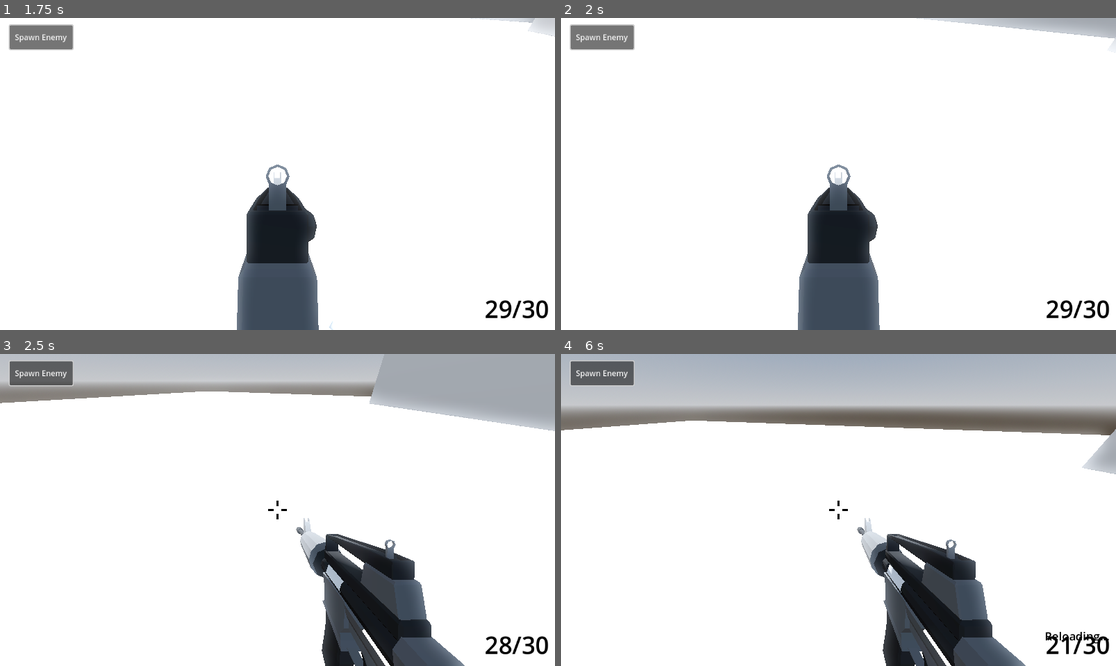
Above: before the commit, frames 1-4 (two rows, left to right).
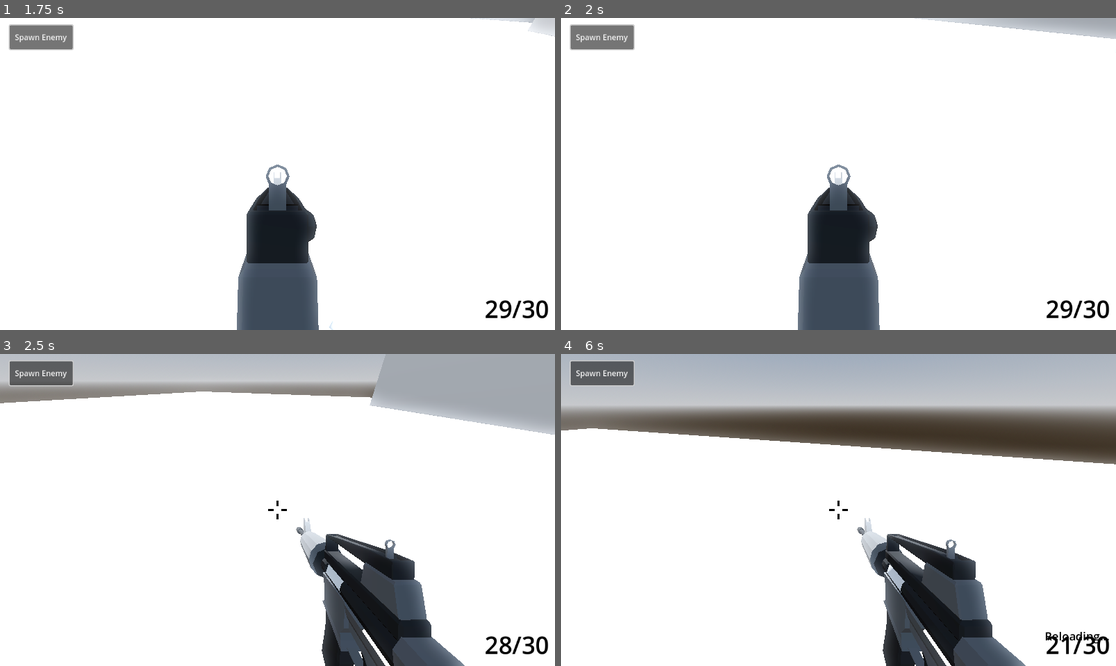
Above: after the commit, the same moments.

Repository: bottle-necc/Fastpaced-FPS-Game
Game: Godot game, scene res://scenes/main.tscn
Two runs of this game, one before a commit and one after it. Both use one fixed random seed, a clock stepped at 60 frames per second and the inputs below.
Inputs (mouse positions are in pixels of both pictures, inside the frame that each line leads up to):
- Up to frame 1 (1.75 s): click "Spawn Enemy" at 0.5 s; tap Enter at 1.25 s; move the mouse to (305, 174) at 1.27 s; hold W (forward) from 1.28 s (still down); hold Right mouse button (aim) from 1.28 s (still down); tap Space (jump) at 1.52 s; tap Shift (run) at 1.55 s
- Up to frame 2 (2 s): keep holding W (forward); keep holding Right mouse button (aim); tap Space (jump) at 1.82 s
- Up to frame 3 (2.5 s): keep holding W (forward); move the mouse to (249, 510) at 2.02 s; release Right mouse button (aim) at 2.03 s; tap Shift (run) at 2.1 s; tap Space (jump) at 2.27 s; click (249, 510) at 2.3 s
- Up to frame 4 (6 s): keep holding W (forward); tap Space (jump) at 2.57, 3.05, 3.6, 3.77, 4.07, 4.52, 4.82, 5.27, 5.57 s; move the mouse to (849, 503) at 2.77 s; press the mouse at (849, 503) at 2.78 s; move the mouse to (832, 516) at 3.52 s; release the mouse at (832, 516) at 3.53 s; right-click (832, 516) at 3.8 s; move the mouse to (877, 513) at 4.27 s; hold Right mouse button (aim) 4.28-5.03 s; tap Shift (run) at 4.55, 5.1 s; tap R (reload) at 4.9 s; move the mouse to (794, 506) at 5.02 s; click (794, 506) at 5.3 s; move the mouse to (844, 510) at 5.77 s; press the mouse at (844, 510) at 5.78 s

Frame 1 is identical in both runs. In frame 2, less than 0.1% of the frame differs, in the area x 63-100%, y 0-12%; in frame 3, 0.4%; in frame 4, 7.9%, in the area x 0-100%, y 19-89%.

Commit message:
Added some parts of the key mapper

Diff:
--- a/scenes/hud.tscn
+++ b/scenes/hud.tscn
@@ -100,7 +100,7 @@
 self_modulate = Color(0, 0, 0, 1)
 layout_mode = 0
 offset_top = 98.0
-offset_right = 160.0
+offset_right = 168.0
 offset_bottom = 107.0
 
 [node name="Return" type="Button" parent="Options Screen"]
@@ -198,6 +198,7 @@
 
 [node name="Sprint Mode" type="OptionButton" parent="Options Screen/Controls"]
 visible = false
+layout_mode = 0
 offset_left = 156.0
 offset_top = -207.0
 offset_right = 274.0
@@ -226,6 +227,44 @@
 offset_bottom = 450.0
 text = "Key Mapping
 "
+
+[node name="General" type="Button" parent="Options Screen/Key Mapping"]
+visible = false
+layout_mode = 0
+offset_left = 167.0
+offset_top = -373.0
+offset_right = 275.0
+offset_bottom = -326.0
+text = "General"
+
+[node name="Movement" type="Button" parent="Options Screen/Key Mapping"]
+visible = false
+layout_mode = 0
+offset_left = 362.0
+offset_top = -373.0
+offset_right = 470.0
+offset_bottom = -326.0
+text = "Movement
+"
+
+[node name="Combat" type="Button" parent="Options Screen/Key Mapping"]
+visible = false
+layout_mode = 0
+offset_left = 557.0
+offset_top = -373.0
+offset_right = 665.0
+offset_bottom = -326.0
+text = "Combat"
+
+[node name="Panel3" type="Panel" parent="Options Screen/Key Mapping"]
+visible = false
+modulate = Color(0, 0, 0, 1)
+self_modulate = Color(0, 0, 0, 1)
+layout_mode = 0
+offset_left = 131.0
+offset_top = -305.0
+offset_right = 692.0
+offset_bottom = -296.0
 
 [connection signal="pressed" from="Pause Screen/Resume" to="." method="_on_button_pressed"]
 [connection signal="pressed" from="Pause Screen/Options" to="." method="_on_options_pressed"]
--- a/scripts/hud.gd
+++ b/scripts/hud.gd
@@ -32,7 +32,7 @@
 	$"Options Screen/Controls/Sprint Mode".selected = settings["controls"]["sprint mode"]
 
 	# Shows a default tab on start-up
-	child_list = video.get_children()
+	child_list = keys.get_children()
 	for i in child_list:
 		i.show()
 
--- a/scripts/player.gd
+++ b/scripts/player.gd
@@ -111,14 +111,14 @@
 				velocity.z += direction.z * 0.02
 
 				# Maximum velocity while falling. NEEDS WORK, CAUSES BUG.
-				if velocity.x > 10:
-					velocity.x = 10
-				elif velocity.x < -10:
-					velocity.x = -10
-				if velocity.z > 10:
-					velocity.z = 10
-				elif velocity.z < -10:
-					velocity.z = -10
+				#if velocity.x > 10:
+				#	velocity.x = 10
+				#elif velocity.x < -10:
+				#	velocity.x = -10
+				#if velocity.z > 10:
+				#	velocity.z = 10
+				#elif velocity.z < -10:
+				#	velocity.z = -10
 
 	# Fires a bullet.
 	if Input.is_action_pressed("shoot") and is_mouse_captured and !is_reloading:
--- a/singletons/settings_manager.gd
+++ b/singletons/settings_manager.gd
@@ -5,10 +5,86 @@
 var default_settings = {
 	"controls" : {
 		"sensitivity" : 0.0025,
-		"sprint mode" : 0
+		"sprint mode" : 1
 	},
 	"video" : {
 		"fullscreen" : true
+	},
+	"keys" : {
+		"general" : {
+			"interact" : {
+				"key" : "f",
+				"mode" : 0
+			},
+			"map" : {
+				"key" : "m",
+				"mode" : 0
+			},
+			"scoreboard" : {
+				"key" : "tab",
+				"mode" : 1
+			},
+			"tuant" : "b",
+			"textchat" : "enter",
+			"voicechat" : {
+				"key" : "caps",
+				"mode" : 0
+			}
+		},
+		"movement" : {
+			"move forward" : "w",
+			"move backward" : "s",
+			"move left" : "a",
+			"move right" : "d",
+			"sprint" : {
+				"key" : "shift",
+				"mode" : 1
+			},
+			"crouch" : {
+				"key" : "c",
+				"mode" : 0
+			},
+			"prone" : {
+				"key" : "z",
+				"mode" : 1
+			},
+			"crouch/prone" : {
+				"key" : "x",
+				"mode" : 0
+			},
+			"jump" : {
+				"key" : "space",
+				"mode" : 1
+			},
+			"vault" : {
+				"key" : "lalt",
+				"mode" : 1
+			},
+			"jump/vault" : {
+				"key" : "NONE",
+				"mode" : 0
+			}
+		},
+		"combat" : {
+			"shoot" : "lmb",
+			"aim" : {
+				"key" : "rmb",
+				"mode" : 0
+			},
+			"reload" : "r",
+			"primary" : "1",
+			"secondary" : "2",
+			"grenade" : "g",
+			"ability" : {
+				"key" : "q",
+				"mode" : 1
+			},
+			"tool" : "e",
+			"melee" : {
+				"key" : "mmb",
+				"mode" : 0
+			}
+		}
 	}
 }
 
Not shown, changed: export_presets.cfg
